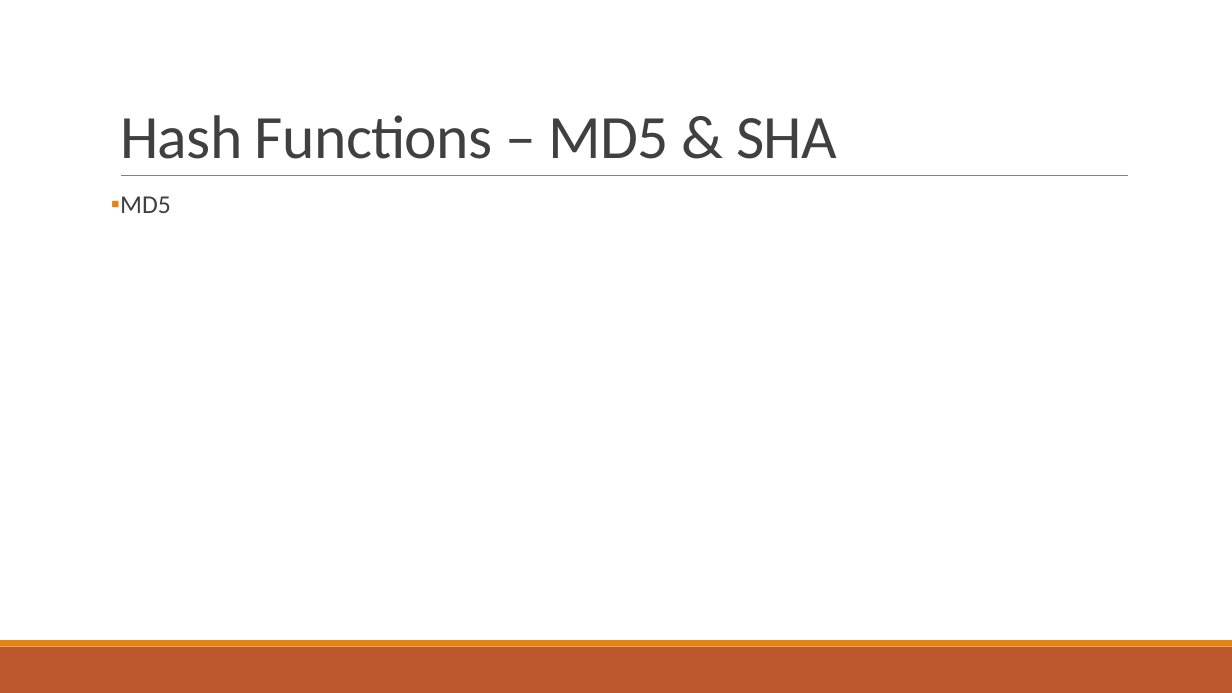
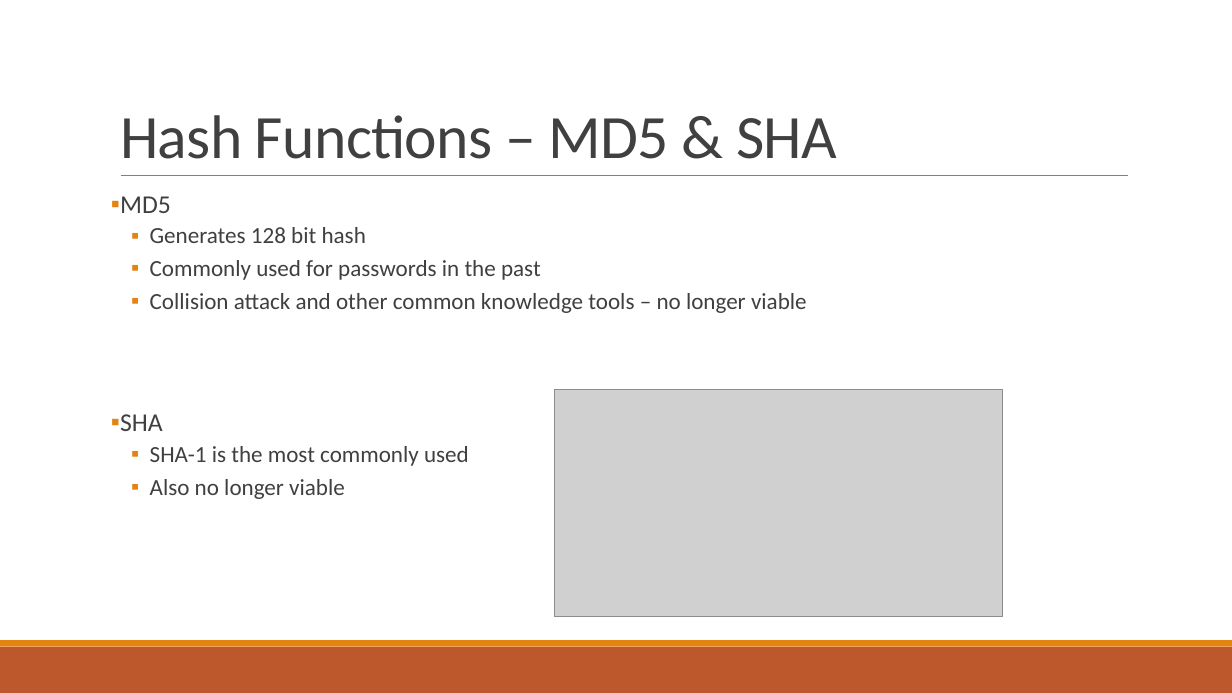
Before and after one commit to AFA20SCM50O/CS528, a slide deck: slide 16 of Documentation/Demo.pptx. Drawn at 1232x693 pixels with LibreOffice and Linux fonts; fonts in the diff are those of the drawing; grey boxes stand for pictures. Boxes give left, top, right and bottom in pixels: in the first picture for what was removed or moved away, otherwise in the second. Text is boxed around its words. In the diff, an @@ line names an element or a change of style, - is before the commit and + after.

```diff
--- a/Documentation/Demo.pptx
+++ b/Documentation/Demo.pptx
@@ text at box(120, 227, 807, 499): paragraphs added @@
+  ▪ Generates 128 bit hash
+  ▪ Commonly used for passwords in the past
+  ▪ Collision attack and other common knowledge tools – no longer viable
+▪ SHA
+  ▪ SHA-1 is the most commonly used
+  ▪ Also no longer viable
@@ picture added at box(555, 390, 1003, 616) @@
```
Also in this commit, not shown: 2 other slides changed, 1 slide added.
